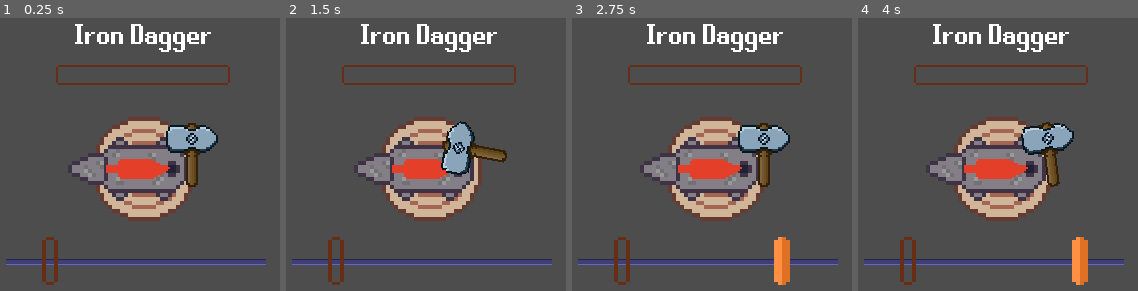
Above: before the commit, frames 1-4 (left to right).
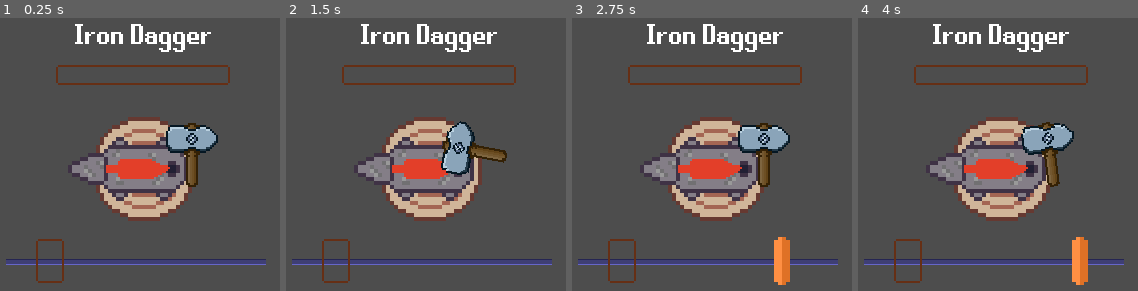
Above: after the commit, the same moments.

Repository: wildbeard/into-the-forge
Game: Godot game, scene res://Scenes/Forge.tscn
The game is run twice, just before and just after one commit, with the same random seed, the same clock (stepped at 60 frames per second) and the same inputs. This scene is started directly instead of the project's main scene.
Inputs:
- Up to frame 1 (0.25 s): no input
- Up to frame 2 (1.5 s): tap Enter at 0.5 s; tap Space (spacebar) at 0.6, 1.35 s
- Up to frame 3 (2.75 s): tap Space (spacebar) at 2.1 s
- Up to frame 4 (4 s): tap Space (spacebar) at 2.85, 3.6 s

The runs differ from the first frame. In frame 1, 0.8% of the frame differs, in the area x 12-23%, y 80-98%; in frame 2, 0.8%; in frame 3, 0.8%; in frame 4, 0.8%.

Commit message:
hange sprite to ninerect for better hit area

Diff:
--- a/Scenes/Forge.tscn
+++ b/Scenes/Forge.tscn
@@ -45,11 +45,25 @@
 [node name="SwingArea" type="Node2D" parent="."]
 position = Vector2(116, 133)
 
+[node name="NinePatchRect" type="NinePatchRect" parent="SwingArea"]
+z_index = 1
+offset_left = 7.0
+offset_top = -11.0
+offset_right = 29.0
+offset_bottom = 3.0
+rotation = 1.5708
+texture = ExtResource("5_w6nxv")
+patch_margin_left = 3
+patch_margin_top = 3
+patch_margin_right = 3
+patch_margin_bottom = 3
+
 [node name="Sprite2D" type="Sprite2D" parent="SwingArea"]
+visible = false
 z_index = 1
-position = Vector2(-0.0909032, 0.0601848)
+position = Vector2(1.05945, 0.060189)
 rotation = 1.5708
-scale = Vector2(1.35, 2)
+scale = Vector2(1.35, 4.81688)
 texture = ExtResource("5_w6nxv")
 
 [node name="Perfect" type="Area2D" parent="SwingArea"]
